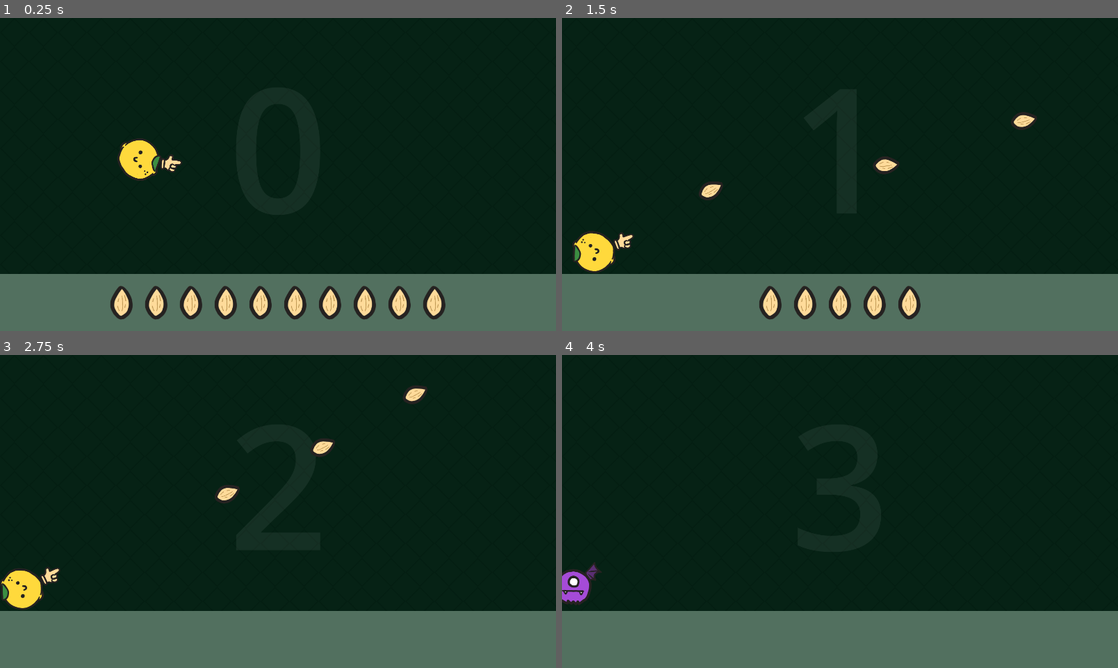
Above: before the commit, frames 1-4 (two rows, left to right).
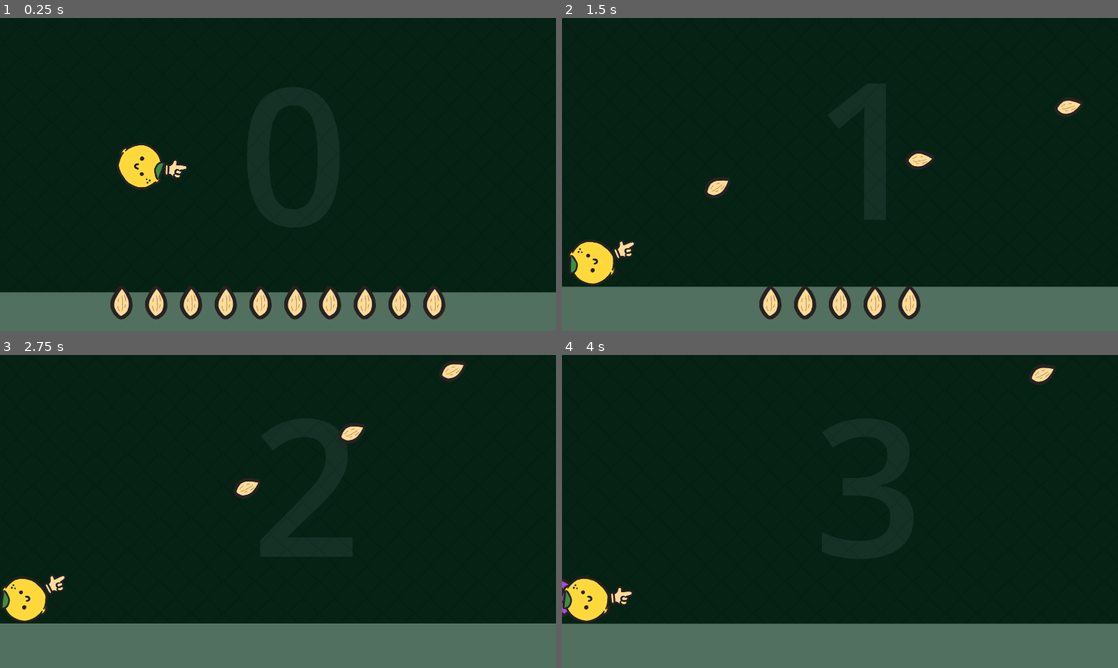
Above: after the commit, the same moments.

Repository: BajaTheFrog/public-juice-workshop-2026
Game: Godot game, scene res://game/content/contexts/play_context/base_game_scene.tscn
Same seed, same stepped clock (60 frames per second), same inputs: the game is played once before the commit and once after it.
Inputs (mouse positions are in pixels of both pictures, inside the frame that each line leads up to):
- Up to frame 1 (0.25 s): no input
- Up to frame 2 (1.5 s): move the mouse to (962, 158) at 0.52 s; hold D (right) 0.53-1.25 s; hold Space (shoot_hand) 0.53-1.25 s; click (962, 158) at 0.67 s; tap W (jump) at 0.77, 1.07 s; drag from (728, 190) to (1001, 124) at 1.27 s
- Up to frame 3 (2.75 s): move the mouse to (333, 442) at 2.02 s; hold A (left) from 2.03 s (still down); hold Space (shoot_hand) from 2.03 s (still down)
- Up to frame 4 (4 s): release A (left) at 2.75 s; release Space (shoot_hand) at 2.75 s; drag from (812, 574) to (984, 389) at 2.77 s; move the mouse to (1006, 558) at 3.52 s; hold D (right) from 3.53 s (still down); hold Space (shoot_hand) from 3.53 s (still down); tap W (jump) at 3.77 s

The runs differ from the first frame. In frame 1, 6.4% of the frame differs, in the area x 0-100%, y 38-88%; in frame 2, 6.1%; in frame 3, 6.0%; in frame 4, 5.6%.

Commit message:
step-3.1: Exercise 05 • 🎥 Camera & Time · Kinetics
Dynamic Tracking (A), Danger Zone Slowmo (B).

Diff:
--- a/game/content/contexts/play_context/level_juice_box.gd
+++ b/game/content/contexts/play_context/level_juice_box.gd
@@ -28,7 +28,7 @@
 			return
 
 		# [STEP-3.1.A]: Track the player's position with the camera
-		pass
+		_track_player_with_camera(camera, camera_center)
 
 
 	# Pre-written for you. Eases the camera toward the player and zooms in a little.
--- a/game/content/entities/player_juice_box.gd
+++ b/game/content/entities/player_juice_box.gd
@@ -83,7 +83,7 @@
 			return
 
 		# [STEP-3.1.B]: As the immediate danger to the player increases, we can slow time
-		pass
+		Game.services.time.set_sustained_time(Game.messages.time.danger_zone, _player, lerpf(1.0, 0.2, closeness))
 
 
 class Feedback:
--- a/game/members/steps.gd
+++ b/game/members/steps.gd
@@ -74,8 +74,8 @@
 	BAT_HIT_FLASH: true,     # [STEP-2.2.C] Bat Hitflash
 
 	# --- Exercise 3.1 - Camera & Time / Kinetics ---
-	CAMERA_TRACKING: false,  # [STEP-3.1.A] Dynamic Tracking
-	DANGER_SLOWMO: false,    # [STEP-3.1.B] Danger Zone Slowmo
+	CAMERA_TRACKING: true,   # [STEP-3.1.A] Dynamic Tracking
+	DANGER_SLOWMO: true,     # [STEP-3.1.B] Danger Zone Slowmo
 
 	# --- Exercise 3.2 - Camera & Time / Feedback ---
 	SHOOT_SHAKE: false,      # [STEP-3.2.A] Gun Screenshake
